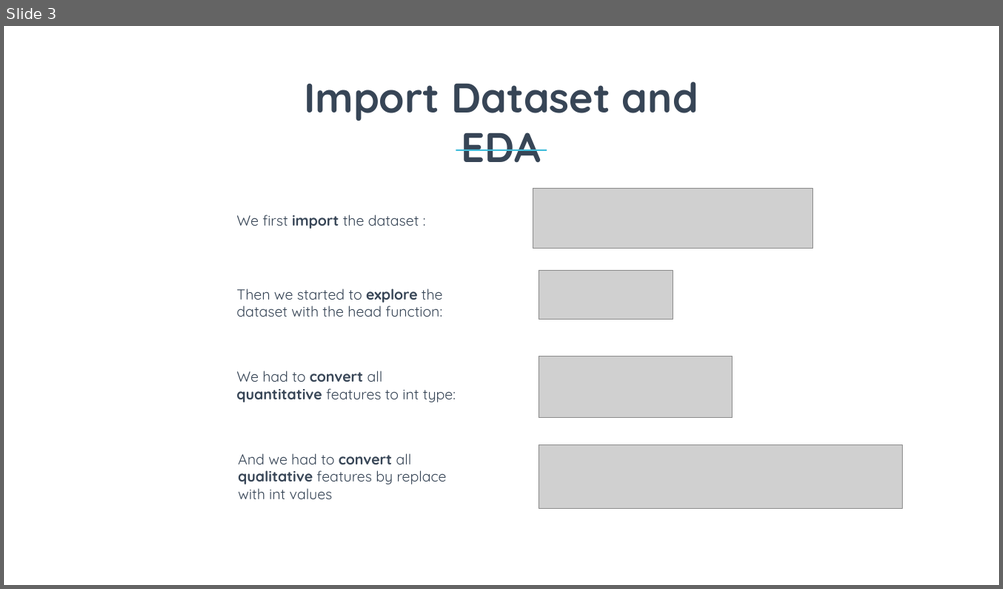
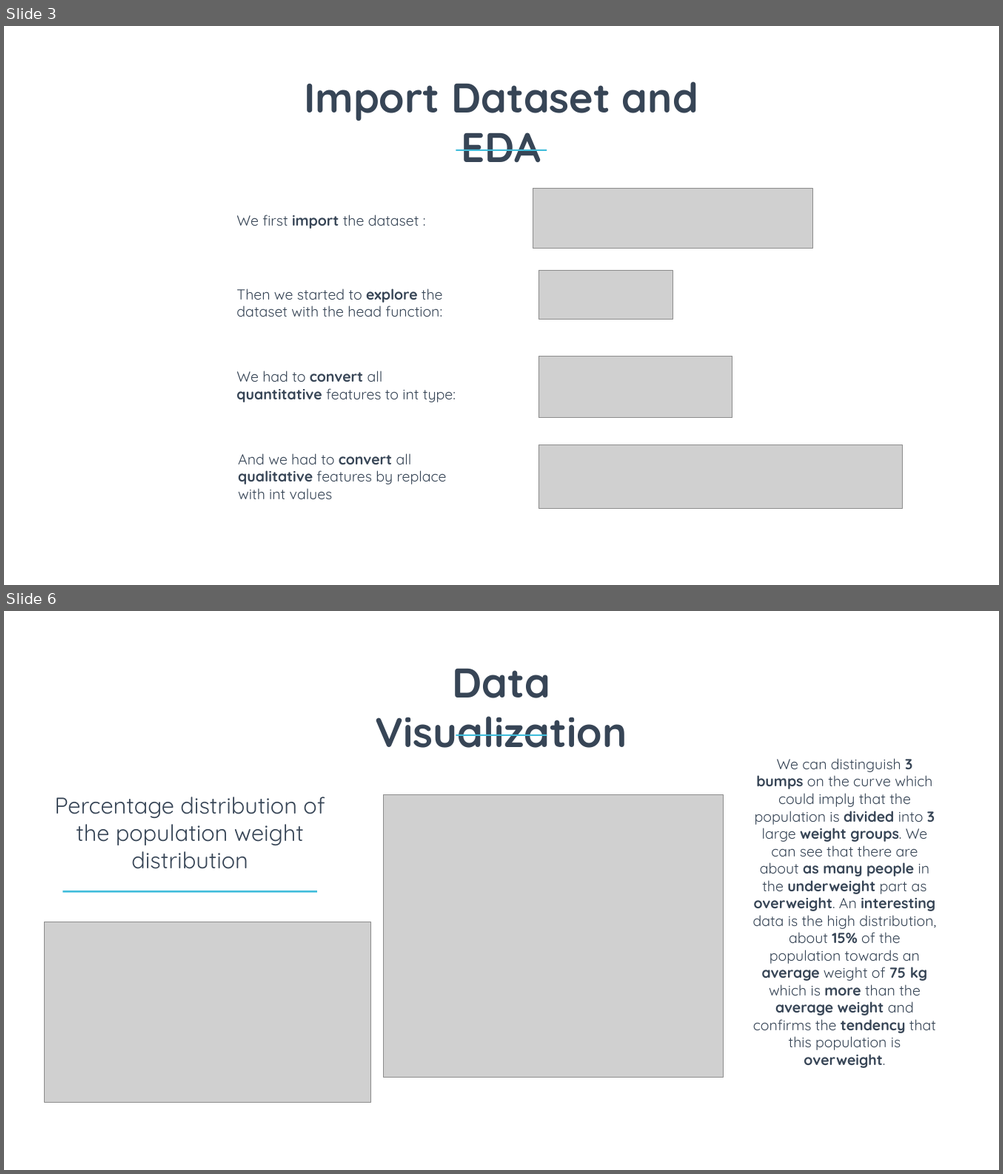
Before and after one commit to Aursen/ObesityAnalysis, a slide deck: Report.pptx. Shown one above the other, each under a label of ours: slide 3 before the commit, slides 3 and 6 after it; the slides between them are not shown. The pictures are 1003x589 and 1003x1174 pixels, drawn with LibreOffice and Linux fonts; fonts in the diff are those of the drawing; grey boxes stand for pictures. Boxes give left, top, right and bottom in pixels: in the first picture for what was removed or moved away, otherwise in the second. Text is boxed around its words. In the diff, an @@ line names an element or a change of style, - is before the commit and + after.

```diff
--- a/Report.pptx
+++ b/Report.pptx
@@ slide 6 added at (4, 611, 999, 1170), background #FFFFFF @@
@@ text added at (375, 668, 627, 748), 80 pt, text #374556, bold @@
+Data Visualization
@@ rectangle added at (455, 735, 546, 736), fill #41BDDB @@
@@ text added at (753, 758, 936, 1068), 28 pt, text #374556 @@
+We can distinguish 3 bumps on the curve which could imply that the population is divided into 3 large weight groups. We can see that there are about as many people in the underweight part as overweight. An interesting data is the high distribution, about 15% of the population towards an average weight of 75 kg which is more than the average weight and confirms the tendency that this population is overweight.
@@ text added at (54, 797, 324, 869), 44 pt, text #374556 @@
+Percentage distribution of the population weight distribution
@@ picture added at (384, 795, 723, 1077) @@
@@ rectangle added at (63, 891, 317, 892), fill #41BDDB @@
@@ picture added at (44, 922, 370, 1102) @@
```
Also in this commit, not shown: 1 slide changed, 4 other slides added, 3 slides removed, 1 other file.
